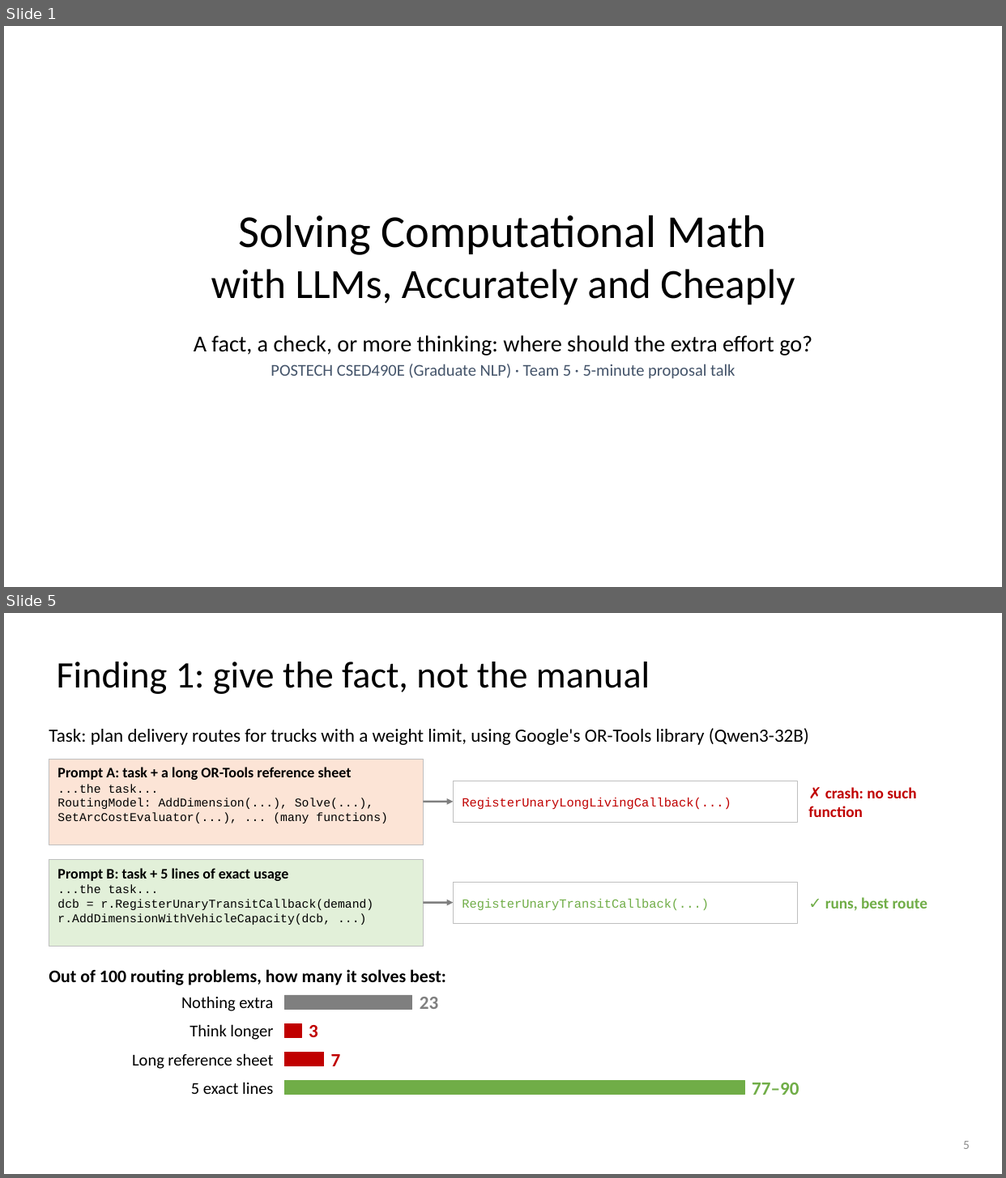
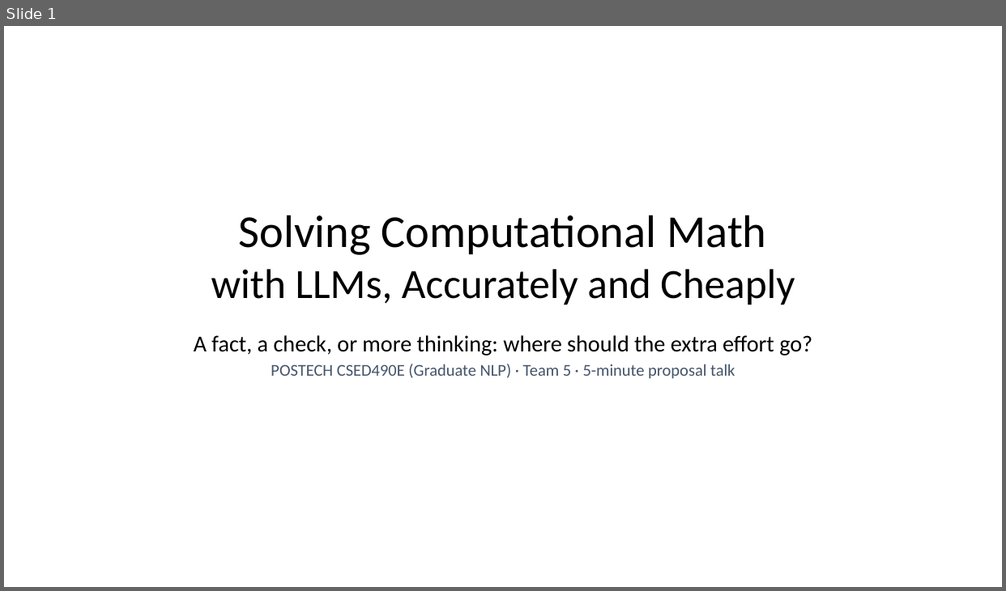
Before and after one commit to dlwns147/CSED490E_Project_Team5, a slide deck: PROPOSAL_slides.pptx. Shown one above the other, each under a label of ours: slides 1 and 5 before the commit, slide 1 after it; the slides between them are not shown. The pictures are 1006x1178 and 1006x591 pixels, drawn with LibreOffice and Linux fonts; fonts in the diff are those of the drawing. Boxes give left, top, right and bottom in pixels: in the first picture for what was removed or moved away, otherwise in the second. Text is boxed around its words. In the diff, an @@ line names an element or a change of style, - is before the commit and + after.

```diff
--- a/PROPOSAL_slides.pptx
+++ b/PROPOSAL_slides.pptx
@@ slide 5 removed at box(4, 613, 1002, 1174), background #FFFFFF @@
@@ title removed at box(57, 662, 650, 694) @@
-Finding 1: give the fact, not the manual
@@ text removed at box(49, 728, 809, 745) @@
-Task: plan delivery routes for trucks with a weight limit, using Google's OR-Tools library (Qwen3-32B)
@@ rectangle removed at box(49, 759, 424, 845) @@
@@ text removed at box(57, 767, 388, 824) @@
-Prompt A: task + a long OR-Tools reference sheet
-...the task...
-RoutingModel: AddDimension(...), Solve(...),
-SetArcCostEvaluator(...), ... (many functions)
@@ rectangle removed at box(454, 781, 798, 823) @@
@@ arrow removed from (424, 802) to (454, 802) @@
@@ text removed at box(462, 798, 731, 810) @@
-RegisterUnaryLongLivingCallback(...)
@@ text removed at box(808, 787, 916, 817) @@
-✗ crash: no such function
@@ rectangle removed at box(49, 860, 424, 946) @@
@@ text removed at box(57, 868, 374, 925) @@
-Prompt B: task + 5 lines of exact usage
-...the task...
-dcb = r.RegisterUnaryTransitCallback(demand)
-r.AddDimensionWithVehicleCapacity(dcb, ...)
@@ arrow removed from (424, 903) to (454, 903) @@
@@ rectangle removed at box(454, 883, 798, 924) @@
@@ text removed at box(462, 899, 709, 910) @@
-RegisterUnaryTransitCallback(...)
@@ text removed at box(825, 897, 927, 911) @@
-✓ runs, best route
@@ text removed at box(49, 969, 446, 986) @@
-Out of 100 routing problems, how many it solves best:
@@ text removed at box(181, 996, 273, 1012) @@
-Nothing extra
@@ rectangle removed at box(285, 995, 412, 1010) @@
@@ text removed at box(420, 997, 438, 1009) @@
-23
@@ text removed at box(189, 1024, 273, 1040) @@
-Think longer
@@ rectangle removed at box(285, 1024, 301, 1038) @@
@@ text removed at box(309, 1025, 318, 1037) @@
-3
@@ text removed at box(132, 1054, 274, 1069) @@
-Long reference sheet
@@ rectangle removed at box(285, 1053, 324, 1067) @@
@@ text removed at box(331, 1054, 341, 1067) @@
-7
@@ text removed at box(191, 1082, 273, 1094) @@
-5 exact lines
@@ rectangle removed at box(285, 1081, 744, 1095) @@
@@ text removed at box(752, 1083, 799, 1095) @@
-77–90
@@ page number removed at box(963, 1141, 970, 1149) @@
-5
```
Also in this commit, not shown: 7 slides changed, 6 slides added, 2 other slides removed, 4 other files.
